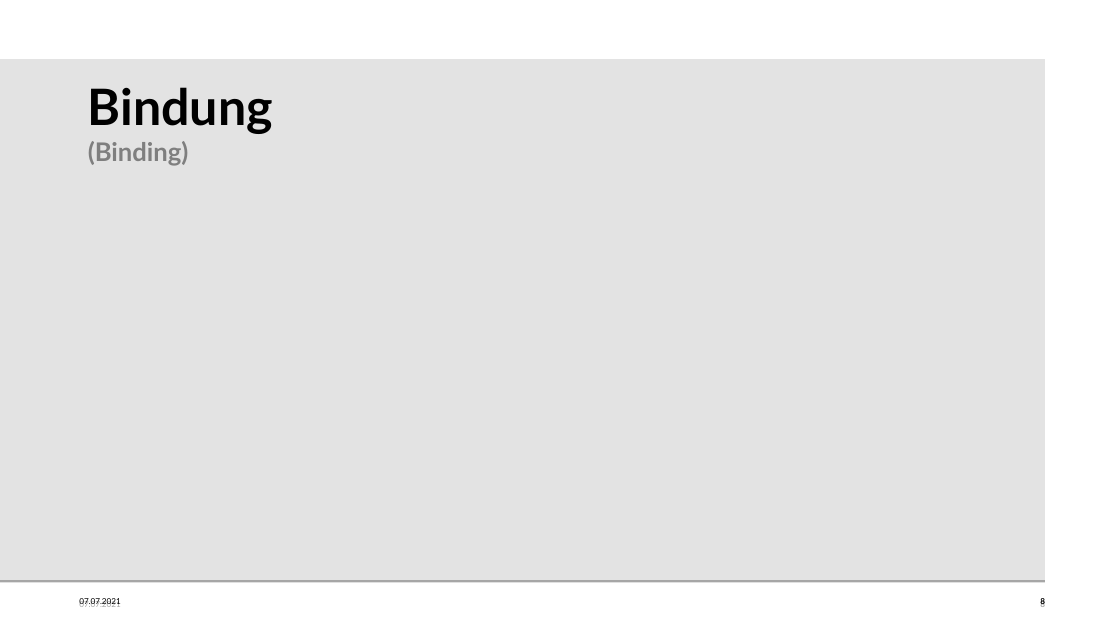
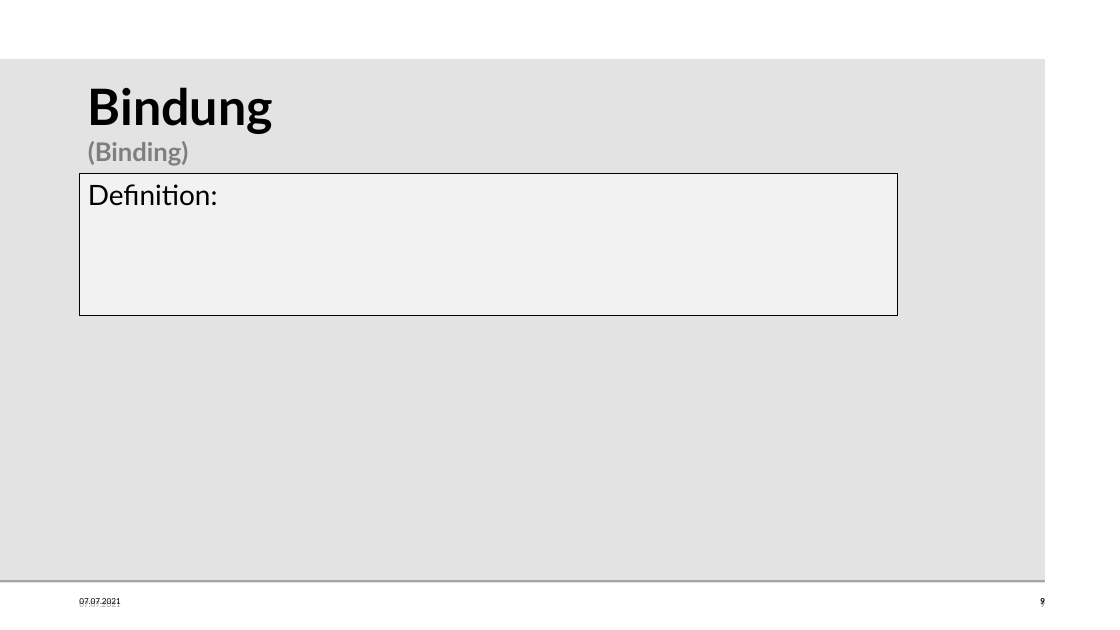
Before and after one commit to beLipinski/HW2, a slide deck: slide 9 of Presentation/Sharing and Binding for General Circuits.odp (slide 8 before the commit). Drawn at 1120x630 pixels with LibreOffice and Linux fonts; fonts in the diff are those of the drawing; background and template pictures are left out. Boxes give left, top, right and bottom in pixels: in the first picture for what was removed or moved away, otherwise in the second. Text is boxed around its words. In the diff, an @@ line names an element or a change of style, - is before the commit and + after.

```diff
--- a/Presentation/Sharing and Binding for General Circuits.odp
+++ b/Presentation/Sharing and Binding for General Circuits.odp
@@ text added at [79, 174, 897, 315], fill #F2F2F2, outline #000000 0.74 pt, 24 pt, text #000000 @@
+Definition:
@@ page number at [1040, 598, 1045, 607]: text changed @@
-8
+9
```
Also in this commit, not shown: 5 other slides changed, 2 slides added, 1 other file.
